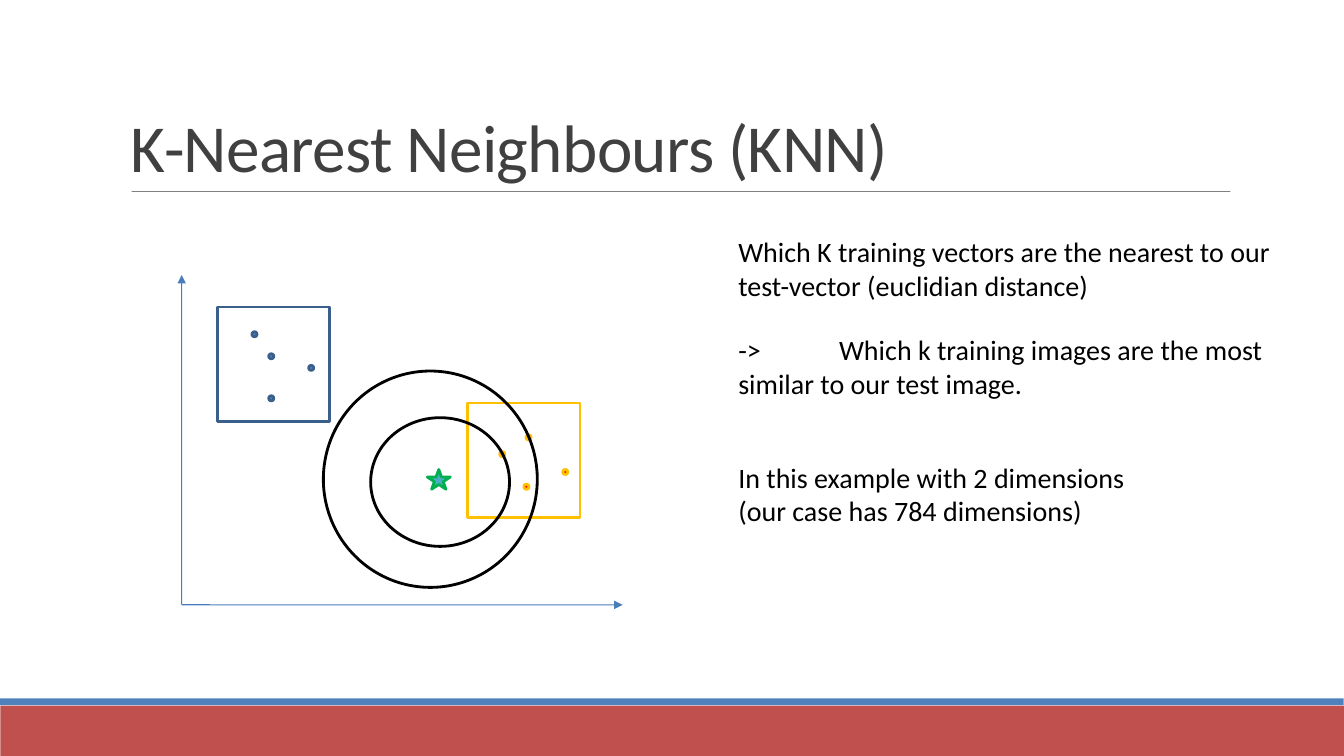
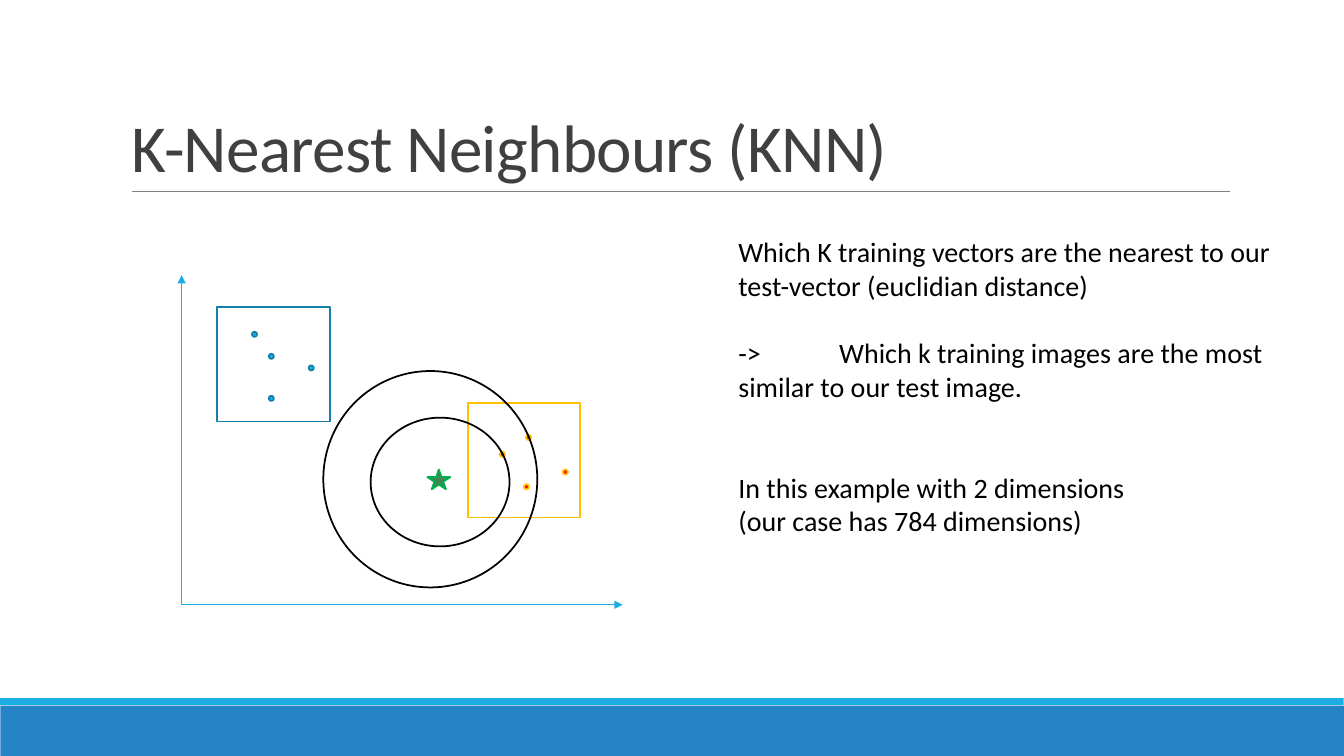
Before and after one commit to datascience-mobi/project-03-group-01, a slide deck: slide 4 of Vortrag1.pptx. Drawn at 1344x756 pixels with LibreOffice and Linux fonts; fonts in the diff are those of the drawing. Boxes give left, top, right and bottom in pixels: in the first picture for what was removed or moved away, otherwise in the second. Text is boxed around its words. In the diff, an @@ line names an element or a change of style, - is before the commit and + after.

```diff
--- a/Vortrag1.pptx
+++ b/Vortrag1.pptx
@@ text "Which K training vectors are ..." rewrapped from <box>738,242,1269,525</box> to <box>738,242,1269,535</box> @@
@@ freeform shape removed at <box>181,275,181,605</box> @@
@@ arrow added from (181, 605) to (181, 275), #1CADE4 1 pt @@
@@ rectangle at <box>218,308,330,422</box>: outline #3A5F8C 2 pt to #1580A9 1.25 pt @@
@@ fill #4F81BD to #1CADE4; outline #3A5F8C 2 pt to #1580A9 1.25 pt in 4 elements at <box>252,332,257,337</box>, <box>269,396,274,401</box>, <box>269,354,274,359</box>, <box>309,365,314,370</box> @@
@@ ellipse at <box>324,371,537,588</box>: outline #000000 2 pt to #000000 1.25 pt @@
@@ ellipse at <box>371,417,510,546</box>: outline #000000 2 pt to #000000 1.25 pt @@
@@ rectangle at <box>468,403,580,518</box>: outline #FFC000 2 pt to #FFC000 1.25 pt @@
@@ star at <box>427,470,451,490</box>: fill #4BACC6 to #3E8853; outline #00B050 2 pt to #00B050 1.25 pt; proportions changed @@
@@ ellipse at <box>563,470,568,475</box>: outline #FFC000 2 pt to #FFC000 1.25 pt @@
@@ freeform shape removed at <box>181,605,622,605</box> @@
@@ arrow added from (181, 605) to (623, 605), #1CADE4 1 pt @@
@@ rectangle at <box>0,706,1344,756</box>: fill #C0504D to #2683C6 @@
@@ rectangle at <box>0,699,1344,706</box>: fill #4F81BD to #1CADE4 @@
```
Also in this commit, not shown: 8 other slides changed.
